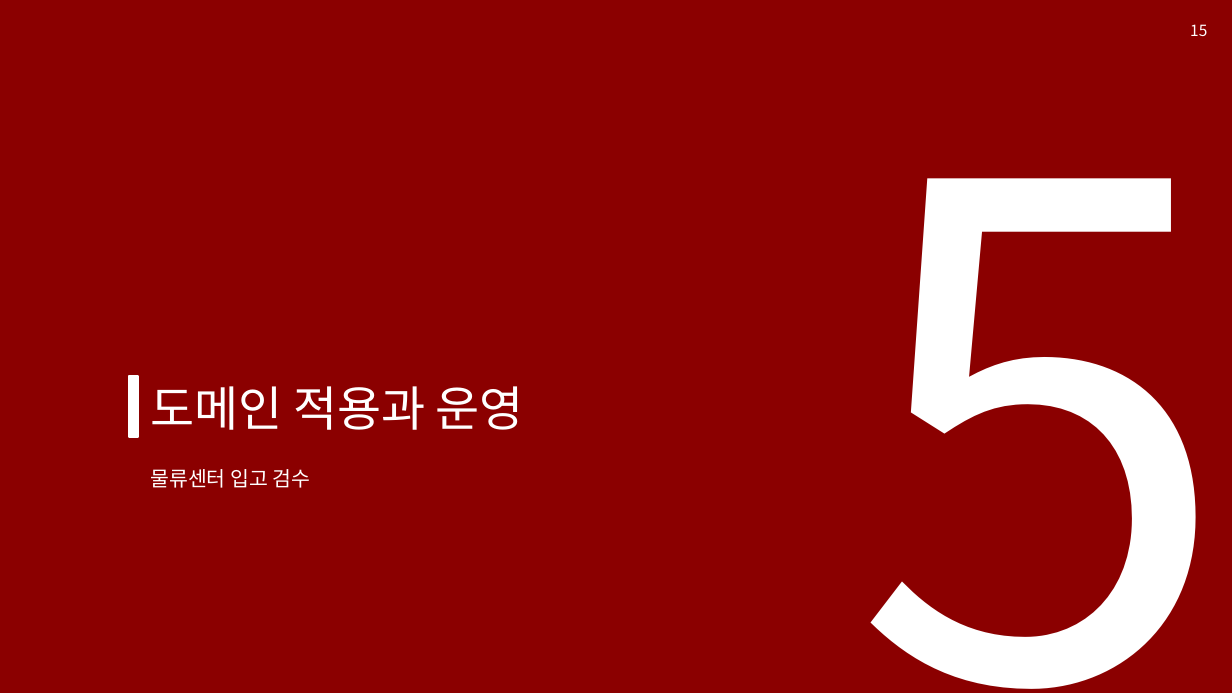
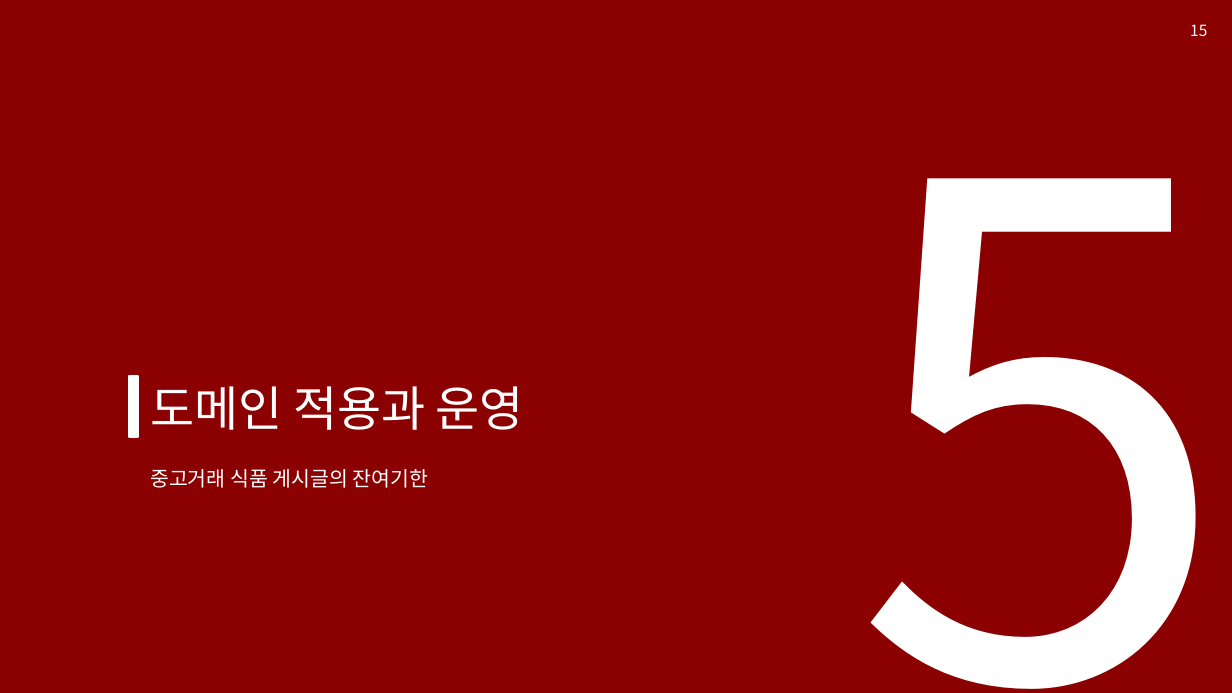
Before and after one commit to LEEbyeongchul/itda3-CODE-subway, a slide deck: slide 15 of 발표/[CODE]_서브웨이_본선발표.pptx. Drawn at 1232x693 pixels with LibreOffice and Linux fonts; fonts in the diff are those of the drawing. Boxes give left, top, right and bottom in pixels: in the first picture for what was removed or moved away, otherwise in the second. Text is boxed around its words. In the diff, an @@ line names an element or a change of style, - is before the commit and + after.

```diff
--- a/발표/[CODE]_서브웨이_본선발표.pptx
+++ b/발표/[CODE]_서브웨이_본선발표.pptx
@@ text at [150,469,428,488]: text changed @@
-물류센터 입고 검수
+중고거래 식품 게시글의 잔여기한
```
Also in this commit, not shown: 7 other slides changed, 5 other files.
